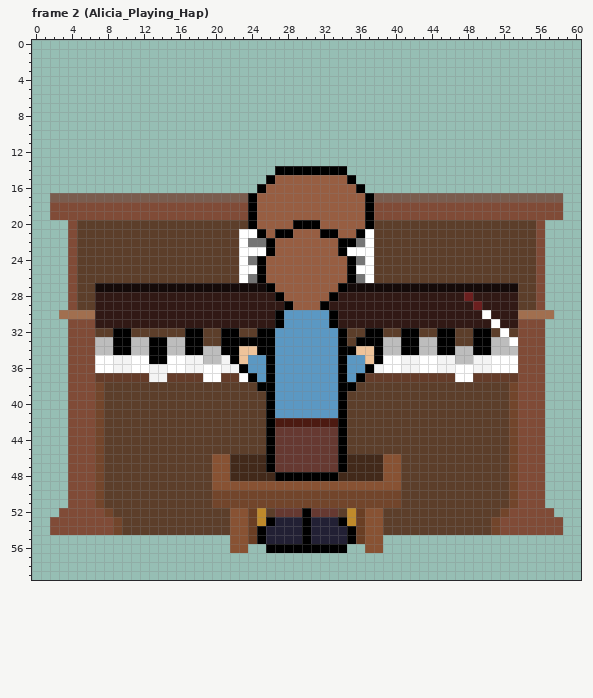
Two versions of one pixel-art file, assets/objects/scene-1/piano.aseprite. Above, as it was before the edit.
61x60 pixels, 61 frames. Colours within 5 levels of each other are drawn and written as one. Shown: frame 2 (Alicia_Playing_Hap). The commit also changed other frames, which this record leaves out.
New version:
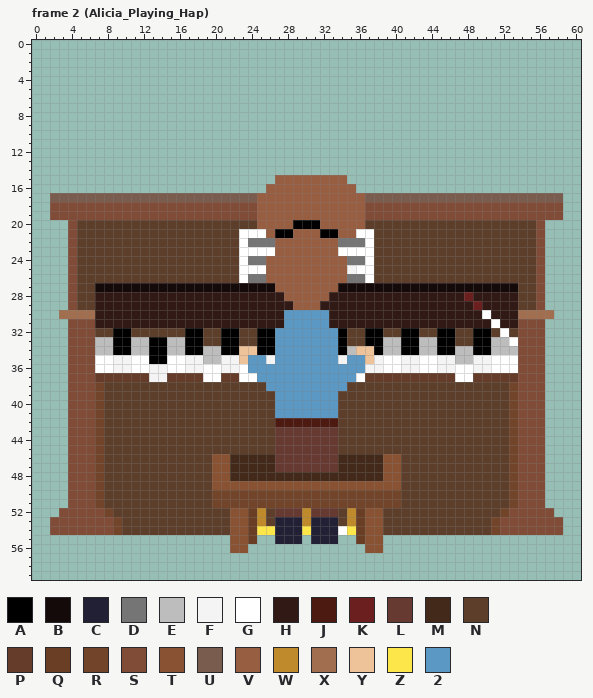
Palette (. is transparent): A #000000  B #140a09  C #222034  D #757575  E #bdbdbd  F #f4f4f4  G #ffffff  H #311915  J #4c1a11  K #6c1f1f  L #663931  M #42291a  N #5c3e2a  P #643c29  Q #6a3e24  R #72452b  S #804b37  T #885233  U #7a5c4e  V #975e42  W #bf8a2b  X #a16f4f  Y #eec39a  Z #fde64a  2 #5b98c3
Change:
Frame 2 (Alicia_Playing_Hap), layer "Alicia":
y 14: x 27..34 AAAAAAAA -> ........
y 15: x 26 A -> .; x 35 A -> .
y 16: x 25 A -> .; x 36 A -> .
y 17: x 24 A -> U; x 37 A -> U
y 18..19: x 24 A -> S; x 37 A -> S
y 20: x 24 A -> N; x 37 A -> N
y 21: x 25 A -> G; x 36 A -> G
y 22: x 26 A -> D; x 34..35 AA -> DD
y 23: x 26 A -> G; x 34 A -> G
y 24: x 25 A -> D; x 35 A -> D
y 25: x 25 A -> G; x 35 A -> F
y 26: x 25 A -> D; x 35 A -> D
y 27: x 26 A -> B; x 34 A -> B
y 28: x 27 A -> H; x 33 A -> H
y 29: x 28 A -> H; x 32 A -> H
y 30..31: x 27 A -> H; x 33 A -> H
y 33: x 23..24 AA -> NN; x 36 A -> N
y 34: x 35 A -> E
y 35: x 22 A -> F; x 26 A -> F; x 34 A -> F; x 38 A -> F
y 36: x 23 A -> G; x 26 A -> 2; x 34 A -> 2; x 37 A -> F
y 37: x 24 A -> G; x 26 A -> 2; x 34 A -> 2; x 36 A -> G
y 38: x 25..26 AA -> N2; x 34..35 AA -> 2N
y 39..45: x 26 A -> N; x 34 A -> N
y 46..47: x 26 A -> M; x 34 A -> M
y 48: x 27..33 AAAAAAA -> MMMMMMM
y 52: x 30 A -> W
y 53: x 26 A -> N; x 30 A -> W; x 34 A -> N
y 54: x 25..26 AC -> ZZ; x 30 A -> Z; x 34..35 CA -> GZ
y 55: x 25..26 AC -> ..; x 30 A -> .; x 34..35 CA -> ..
y 56: x 26..34 AAAAAAAAA -> .........
Where, in picture pixels (left, top, right, bottom), the same in both pictures:
changed: (230, 166, 383, 553)
